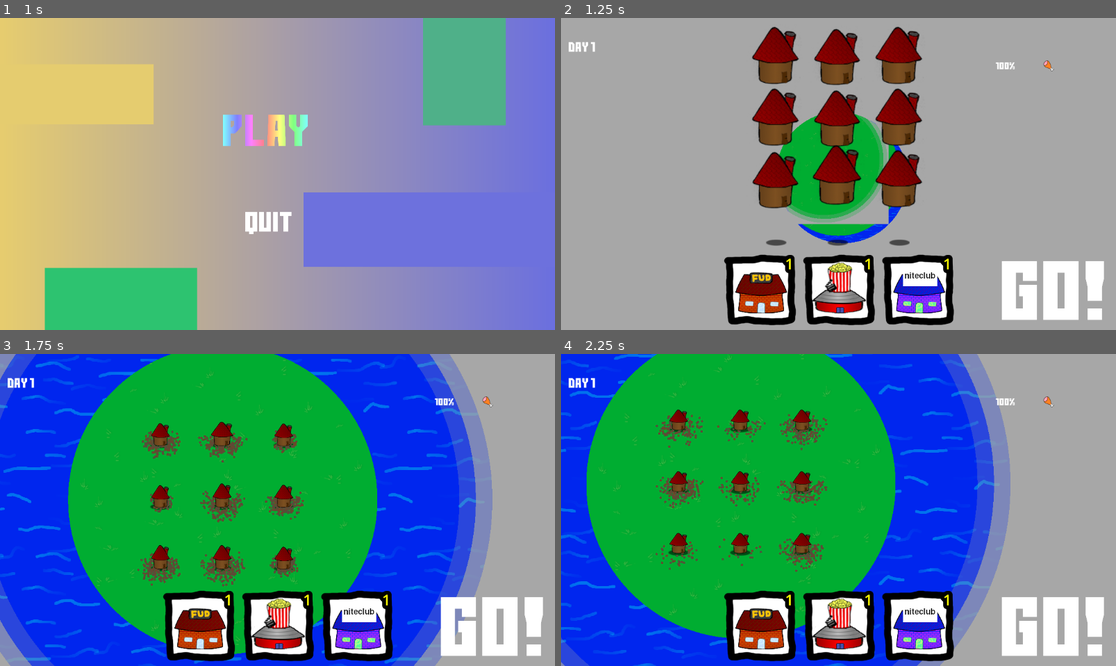
Above: before the commit, frames 1-4 (two rows, left to right).
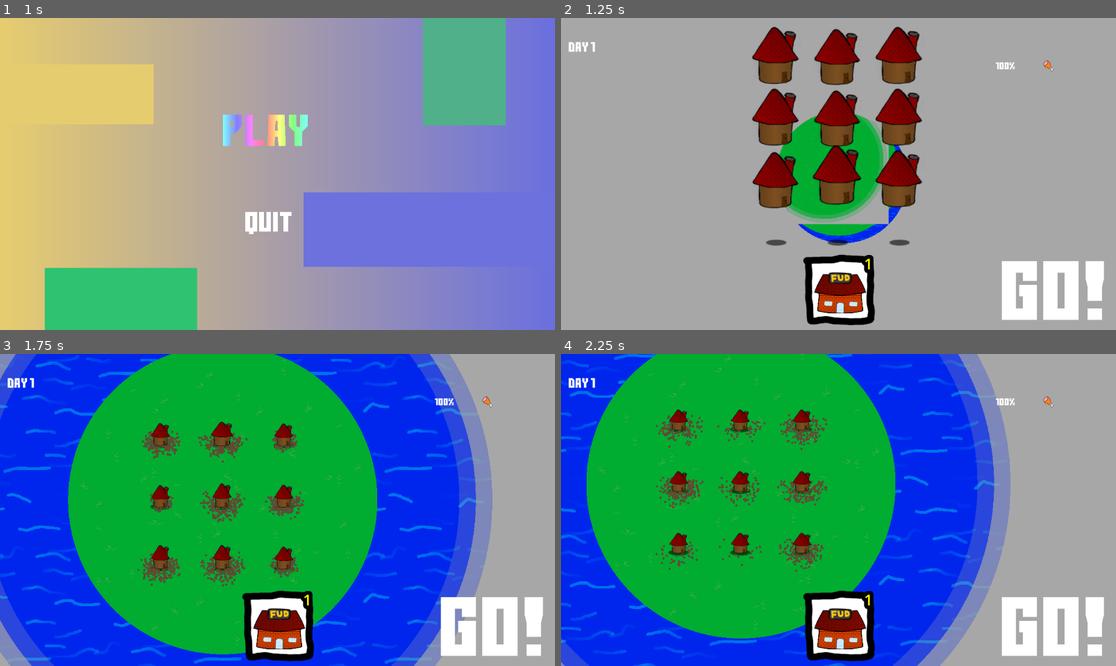
Above: after the commit, the same moments.

Repository: Viggzta/gmtk-jam-2024
Game: Godot game, scene res://main_menu.tscn
The game is run twice, just before and just after one commit, with the same random seed, the same clock (stepped at 60 frames per second) and the same inputs. Sound files missing from this copy of the repository are replaced by a short silence.
Inputs (mouse positions are in pixels of both pictures, inside the frame that each line leads up to):
- Up to frame 1 (1 s): click (271, 130) at 0.5 s
- Up to frame 2 (1.25 s): no input
- Up to frame 3 (1.75 s): tap Enter at 1.25 s; move the mouse to (216, 447) at 1.27 s; press the mouse at (216, 447) at 1.28 s; hold D (right) from 1.28 s (still down)
- Up to frame 4 (2.25 s): move the mouse to (688, 510) at 2.02 s; release D (right) at 2.03 s; release the mouse at (688, 510) at 2.03 s; hold S (down) from 2.03 s (still down); right-click (688, 510) at 2.1 s; click (688, 510) at 2.17 s

Frame 1 is identical in both runs. In frame 2, 6.6% of the frame differs, in the area x 29-71%, y 75-99%; in frame 3, 6.6%; in frame 4, 6.6%.

Commit message:
Level rebalance

Diff:
--- a/src/scripts/Globals.gd
+++ b/src/scripts/Globals.gd
@@ -19,57 +19,64 @@
 
 
 var level_restrictions: Dictionary = {
-	1 : {BuildingType.Type.ShitHouse : 0, BuildingType.Type.Donken : 1, BuildingType.Type.Cinema : 1, BuildingType.Type.NiteClub : 1},
+	1 : {BuildingType.Type.ShitHouse : 0, BuildingType.Type.Donken : 1 },
 	2 : {BuildingType.Type.ShitHouse : 2, BuildingType.Type.Donken : 0 },
-	3 : {BuildingType.Type.ShitHouse : 2, BuildingType.Type.Donken : 2 },
-	4 : {BuildingType.Type.ShitHouse : 4, BuildingType.Type.Donken : 2, BuildingType.Type.Hospital : 1 },
-	5 : {BuildingType.Type.ShitHouse : 4, BuildingType.Type.Donken : 4 },
-	6 : {BuildingType.Type.ShitHouse : 4, BuildingType.Type.Donken : 4 },
-	7 : {BuildingType.Type.ShitHouse : 4, BuildingType.Type.Donken : 4 },
-	8 : {BuildingType.Type.ShitHouse : 4, BuildingType.Type.Donken : 4 },
-	9 : {BuildingType.Type.ShitHouse : 4, BuildingType.Type.Donken : 4 },
-	10 : {BuildingType.Type.ShitHouse : 4, BuildingType.Type.Donken : 4, BuildingType.Type.NiteClub : 1 },
+	3 : {BuildingType.Type.ShitHouse : 0, BuildingType.Type.Donken : 1, BuildingType.Type.Cinema : 1 },
+	4 : {BuildingType.Type.ShitHouse : 3, BuildingType.Type.Donken : 2, BuildingType.Type.Hospital : 1  },
+	5 : {BuildingType.Type.ShitHouse : 4, BuildingType.Type.Donken : 2, BuildingType.Type.NiteClub : 2 },
+	6 : {BuildingType.Type.ShitHouse : 4, BuildingType.Type.Donken : 4, BuildingType.Type.Cinema : 1},
+	7 : {BuildingType.Type.ShitHouse : 4, BuildingType.Type.Donken : 4, BuildingType.Type.Hospital : 2 },
+	8 : {BuildingType.Type.ShitHouse : 4, BuildingType.Type.Donken : 4, BuildingType.Type.NiteClub : 2 },
+	9 : {BuildingType.Type.ShitHouse : 4, BuildingType.Type.Donken : 4, },
+	10 : {BuildingType.Type.ShitHouse : 4, BuildingType.Type.Donken : 4 },
 }
-
+#1 : {BuildingType.Type.ShitHouse : 0, BuildingType.Type.Donken : 1, BuildingType.Type.Cinema : 1, BuildingType.Type.NiteClub : 1},
 var level_needs: Dictionary = {
 	1 : [
-		Pair.new([Dude.NeedType.Eat], 80),
+		Pair.new([Dude.NeedType.Eat], 250),
 	],
 	2 : [
+		Pair.new([Dude.NeedType.Poop], 300),
+	],
+	3 : [
+		Pair.new([Dude.NeedType.Eat], 100),
 		Pair.new([Dude.NeedType.Poop], 100),
 	],
-	3 : [
-		Pair.new([Dude.NeedType.Eat], 80),
-		Pair.new([Dude.NeedType.Poop], 80),
-	],
 	4 : [
-		Pair.new([Dude.NeedType.Eat, Dude.NeedType.Poop], 120),
-		Pair.new([Dude.NeedType.MedicalCare], 20),
+		Pair.new([Dude.NeedType.Eat, Dude.NeedType.Poop], 90),
+		Pair.new([Dude.NeedType.MedicalCare], 30),
 	],
 	5 : [
-		Pair.new([Dude.NeedType.Eat, Dude.NeedType.Poop], 100),
-		Pair.new([Dude.NeedType.Poop], 100),
+		Pair.new([Dude.NeedType.Eat, Dude.NeedType.Poop], 20),
+		Pair.new([Dude.NeedType.MedicalCare], 35),
+		Pair.new([Dude.NeedType.Entertainment], 45),
 	],
 	6 : [
-		Pair.new([Dude.NeedType.Eat, Dude.NeedType.Poop], 120),
-		Pair.new([Dude.NeedType.Poop], 120),
+		Pair.new([Dude.NeedType.MedicalCare, Dude.NeedType.Poop], 20),
+		Pair.new([Dude.NeedType.Entertainment, Dude.NeedType.Eat], 20),
+		Pair.new([Dude.NeedType.Eat, Dude.NeedType.Poop], 50),
 	],
 	7 : [
-		Pair.new([Dude.NeedType.Eat, Dude.NeedType.Poop], 140),
-		Pair.new([Dude.NeedType.Poop], 140),
+		Pair.new([Dude.NeedType.Eat, Dude.NeedType.Poop], 90),
+		Pair.new([Dude.NeedType.Entertainment, Dude.NeedType.Poop], 10)
 	],
 	8 : [
-		Pair.new([Dude.NeedType.Eat, Dude.NeedType.Poop], 160),
-		Pair.new([Dude.NeedType.Poop], 160),
+		Pair.new([Dude.NeedType.MedicalCare, Dude.NeedType.Poop], 20),
+		Pair.new([Dude.NeedType.MedicalCare, Dude.NeedType.Eat], 20),
+		Pair.new([Dude.NeedType.Poop, Dude.NeedType.Eat], 50),
+		Pair.new([Dude.NeedType.Entertainment], 50),
 	],
 	9 : [
-		Pair.new([Dude.NeedType.Eat, Dude.NeedType.Poop], 180),
-		Pair.new([Dude.NeedType.Poop], 180),
+		Pair.new([Dude.NeedType.MedicalCare, Dude.NeedType.Eat], 20),
+		Pair.new([Dude.NeedType.Entertainment, Dude.NeedType.Poop], 20),
+		Pair.new([Dude.NeedType.Eat], 50),
+		Pair.new([Dude.NeedType.Poop], 50),
 	],
 	10 : [
-		Pair.new([Dude.NeedType.Eat, Dude.NeedType.Poop], 100),
-		Pair.new([Dude.NeedType.Poop], 100),
-		Pair.new([Dude.NeedType.Entertainment], 50),
+		Pair.new([Dude.NeedType.MedicalCare, Dude.NeedType.Poop, Dude.NeedType.Eat], 20),
+		Pair.new([Dude.NeedType.Entertainment, Dude.NeedType.Eat, Dude.NeedType.Poop], 30),
+		Pair.new([Dude.NeedType.Eat, Dude.NeedType.Poop], 50),
+		Pair.new([Dude.NeedType.Poop, Dude.NeedType.Eat], 50),
 	],
 }
 
--- a/src/scripts/cinema.gd
+++ b/src/scripts/cinema.gd
@@ -11,7 +11,7 @@
 	super._ready()
 
 func _on_dude_enter() -> void:
-	Globals.incoming_satisfaction_buff += 0.1
+	Globals.incoming_satisfaction_buff += 0.3
 
 
 func building_placed() -> void:
--- a/src/scripts/ui/satisfaction_ui.gd
+++ b/src/scripts/ui/satisfaction_ui.gd
@@ -1,7 +1,7 @@
 extends Control
 
-const modifier: float = 0.15
-const max_percent_per_second: float = 10
+const modifier: float = 0.08
+const max_percent_per_second: float = 7
 const day_modifier:float = 0.005
 
 signal lose
@@ -29,7 +29,7 @@
 			win.emit()
 			return
 
-		var decrease: float = needs * modifier * delta + current_day * day_modifier
+		var decrease: float = needs * modifier * delta + clampf(current_day * day_modifier, 0, 0.025)
 		progress_bar.value -= clampf(decrease, 0, max_percent_per_second * delta)
 		if Globals.incoming_satisfaction_buff > 0:
 			progress_bar.value += Globals.incoming_satisfaction_buff
